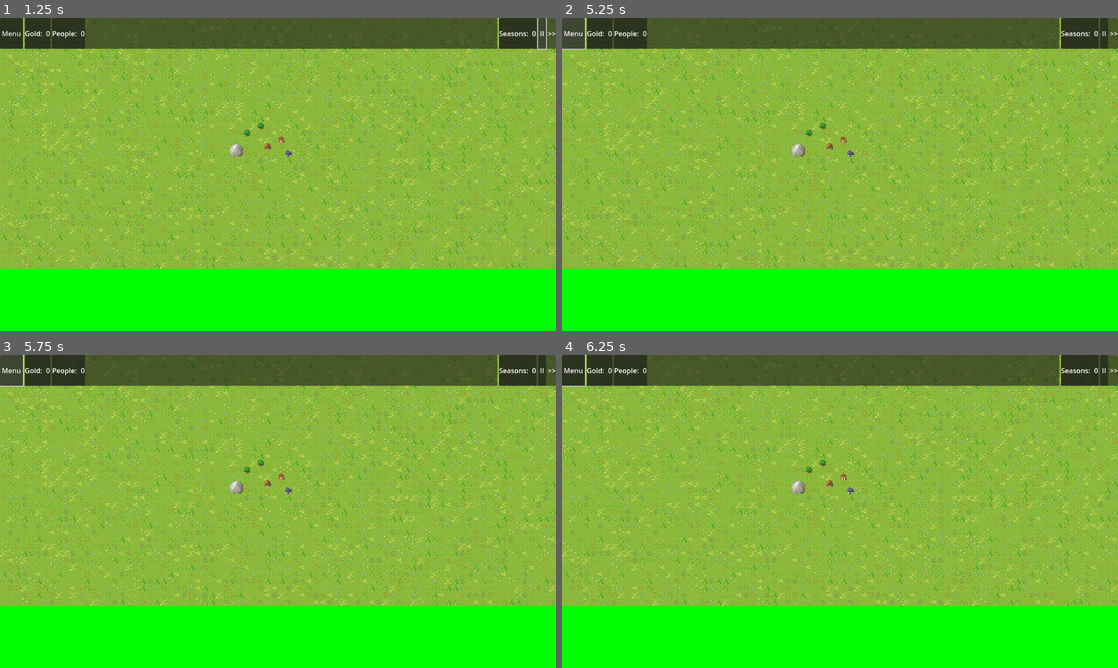
Above: before the commit, frames 1-4 (two rows, left to right).
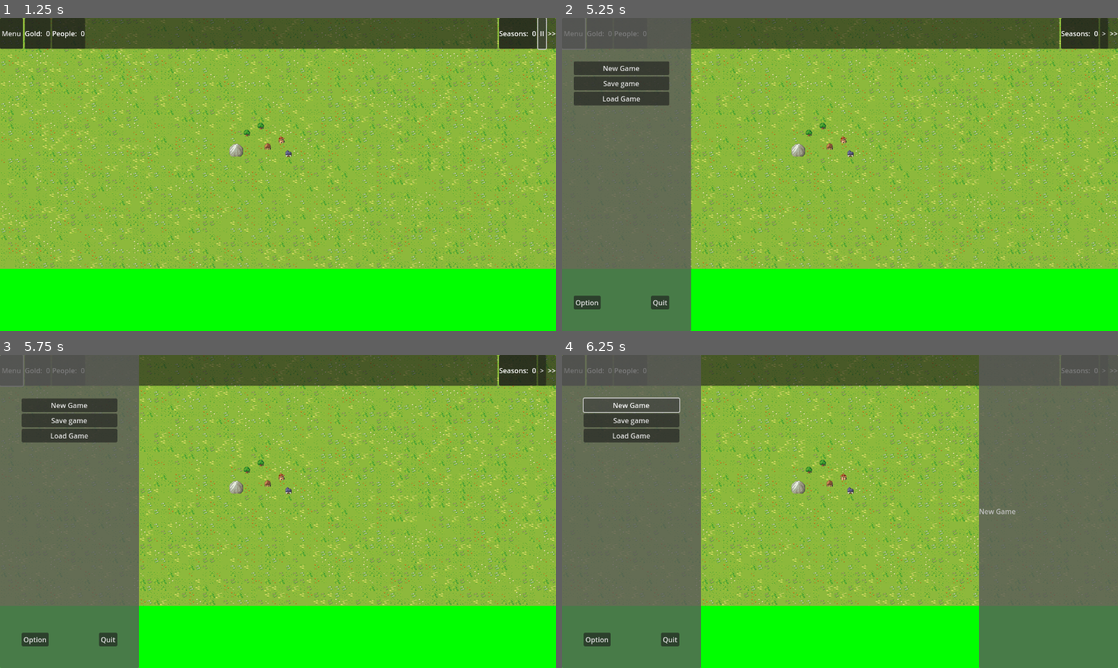
Above: after the commit, the same moments.

Repository: Ditjo/Hamlet
Game: Godot game, scene res://Main.tscn
The game is run twice, just before and just after one commit, with the same random seed, the same clock (stepped at 60 frames per second) and the same inputs.
Inputs (mouse positions are in pixels of both pictures, inside the frame that each line leads up to):
- Up to frame 1 (1.25 s): click ">" at 0.5 s
- Up to frame 2 (5.25 s): click (1106, 33) at 1.25 s, where only the run after the commit has a clickable "II"; click (1106, 33) at 2 s, where only the run after the commit has a clickable ">"; click (1106, 33) at 2.75 s, where only the run after the commit has a clickable "II"; click (1106, 33) at 3.5 s, where only the run after the commit has a clickable ">"; click (1106, 33) at 4.25 s, where only the run after the commit has a clickable "II"; click (573, 33) at 5 s, where only the run after the commit has a clickable "Menu"
- Up to frame 3 (5.75 s): no input
- Up to frame 4 (6.25 s): click (628, 405) at 5.75 s, where only the run after the commit has a clickable "New Game"

Frame 1 is identical in both runs. In frame 2, 23% of the frame differs, in the area x 0-98%, y 0-100%; in frame 3, 25%; in frame 4, 50%, in the area x 0-100%, y 0-100%.

Commit message:
pause functionality fixed

Diff:
--- a/Globals/Managers/game_manager.gd
+++ b/Globals/Managers/game_manager.gd
@@ -2,8 +2,8 @@
 
 var is_running := false
 var is_paused := false
+var was_paused := false
 """
-var was_paused := false
 signal paused
 signal unpaused
 """
@@ -15,31 +15,48 @@
 func game_main():
 	is_running = true
 	is_paused = false
+	was_paused = false
 	run_game_loop()
 	pass
 
 func run_game_loop():
 	while is_running:
-		await get_tree().create_timer(5.0).timeout
-		if get_tree().paused:
-			await wait_until_unpaused()
+		await logical_waiter(5.0)
+		#if get_tree().paused:
+			#await wait_until_unpaused()
 		#evt small timeout el lign her for stagger mellem pause og gamefunctions
-		print("skadoosh")
+		print("running")
 		#await SimulationManager.sim_main()
 		#put season/ui stuff here?
 
-func wait_until_unpaused():
-	while get_tree().paused:
+func logical_waiter(sec: float, buffer: float = 0.5):
+	var remaining := sec
+	while remaining > 0.0:
 		await get_tree().process_frame
+		if is_paused:
+			continue
+		if was_paused:
+			remaining = max(remaining, buffer)
+			was_paused = false
+		remaining -= get_process_delta_time()
+
+#func wait_until_unpaused():
+	#while get_tree().paused:
+		#await get_tree().process_frame
 
 func pause_game():
-	if get_tree().paused:
+	if is_paused:
 		return
-	get_tree().paused = true
+	#get_tree().paused = true
 	#paused.emit()
+	print("paused")
+	is_paused = true
+	was_paused = true
 
 func unpause_game():
-	if not get_tree().paused:
+	if not is_paused:
 		return
-	get_tree().paused = false
+	#get_tree().paused = false
 	#unpaused.emit()
+	print("unpaused")
+	is_paused = false
